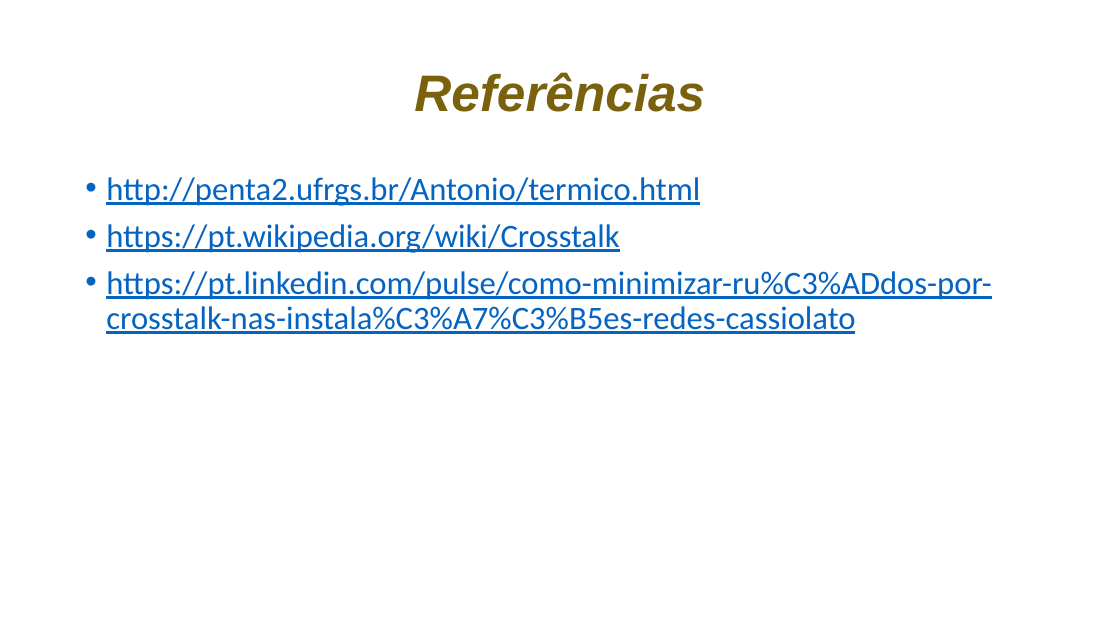
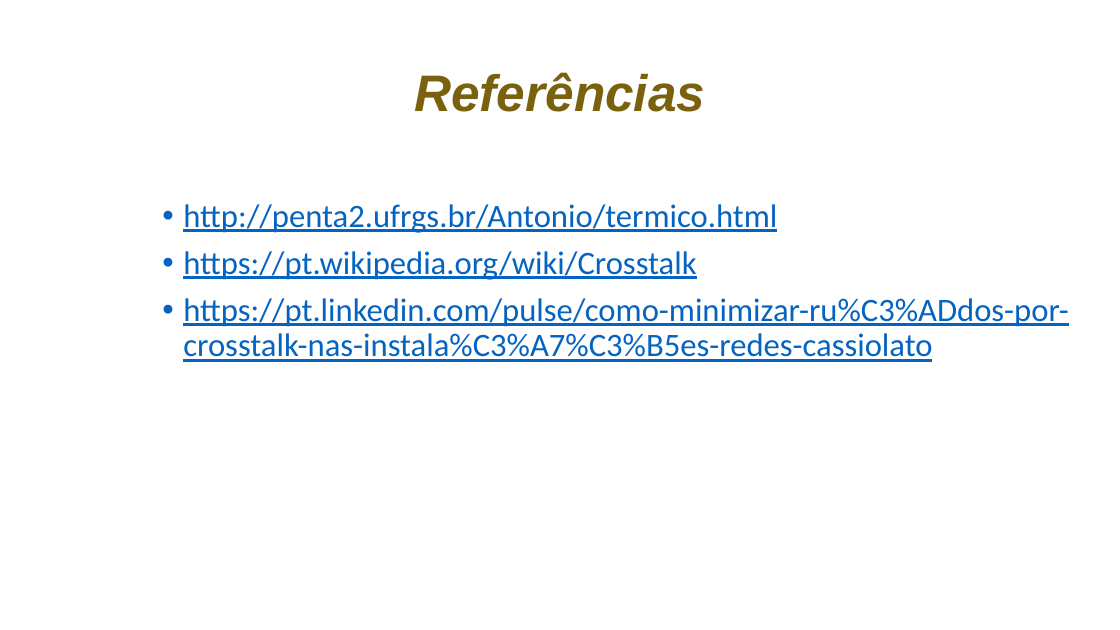
Before and after one commit to diegortx/redes1, a slide deck: slide 14 of Tipos de Ruídos.pptx (slide 11 before the commit). Drawn at 1120x630 pixels with LibreOffice and Linux fonts; fonts in the diff are those of the drawing; background and template pictures are left out. Boxes give left, top, right and bottom in pixels: in the first picture for what was removed or moved away, otherwise in the second. Text is boxed around its words. In the diff, an @@ line names an element or a change of style, - is before the commit and + after.

```diff
--- a/Tipos de Ruídos.pptx
+++ b/Tipos de Ruídos.pptx
@@ text "http://penta2.ufrgs.br/Antonio/termico.html": place and size @@
-text "http://penta2.ufrgs.br/Antonio/termico.html" at bbox=[106, 177, 992, 334]
+text "http://penta2.ufrgs.br/Antonio/termico.html" at bbox=[183, 204, 1069, 362]
```
Also in this commit, not shown: 1 other slide changed, 3 slides added.
